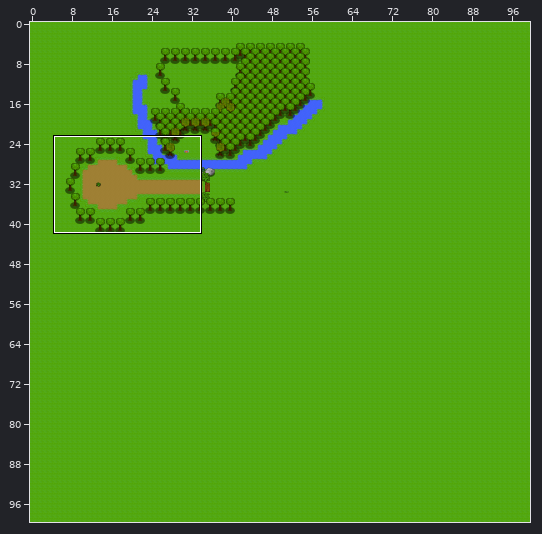
One commit to this Tiled map: assets/maps/Map_2_1.tmx. Above: a wide view before the commit, with the close-up outlined.
Close-up. First the earlier version:
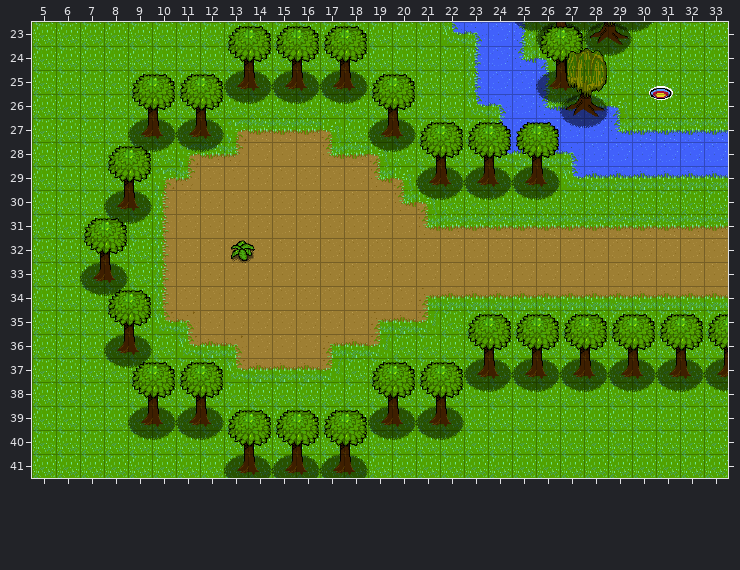
Cells are 32x32 px. Shown: x 5..33, y 23..41. The commit also changed other parts of the map, which this record leaves out.
And afterwards:
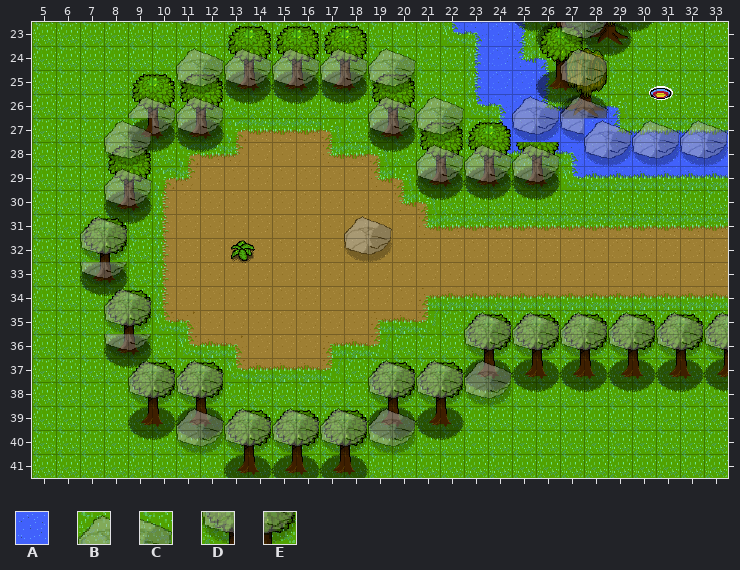
Key: from "forest": A 11; from "objects": B 22, C 23, D 32, E 33.
_ is an empty cell, . an unchanged one.
Tiles of an added or newly shown layer are drawn over the layers below it.
See-through tiles are keyed as they look on the map.
Message: fixed map burrow bug (i think)
Diff:
--- layer "cat_water" (now shown)
@@ x 25..33 @@
-26 _........
-27 ____.....
-28 ...______
+26 A........
+27 AAAA.....
+28 ...AAAAAA
--- layer "armadillo_burrow" (now shown)
@@ x 7..33 @@
-23 ....................__.....
-24 ....__________......__.....
-25 ....__________......__.....
-26 ..____......____..____.....
-27 ._____......____.._________
-28 .__...........______.______
-29 .__...........______.......
-30 .__........................
-31 __.........__..............
-32 __.........__..............
-33 __.........................
-34 .__........................
-35 .__.............___________
-36 .__.............___________
-37 ..____......______.........
-38 ..____......______.........
-39 ....__________.............
-40 ....__________.............
+23 ....................DE.....
+24 ....BCBCBCBCBC......BC.....
+25 ....DEDEDEDEDE......DE.....
+26 ..BCBC......BCBC..BCBC.....
+27 .BCEDE......DEDE..DEDBCBCBC
+28 .DE...........BCBCBC.DEDEDE
+29 .BC...........DEDEDE.......
+30 .DE........................
+31 BC.........BC..............
+32 DE.........DE..............
+33 DE.........................
+34 .BC........................
+35 .DE.............BCBCBCBCBCB
+36 .DE.............DEDEDEDEDED
+37 ..BCBC......BCBCBC.........
+38 ..DEDE......DEDEDE.........
+39 ....BCBCBCBCBC.............
+40 ....DEDEDEDEDE.............
